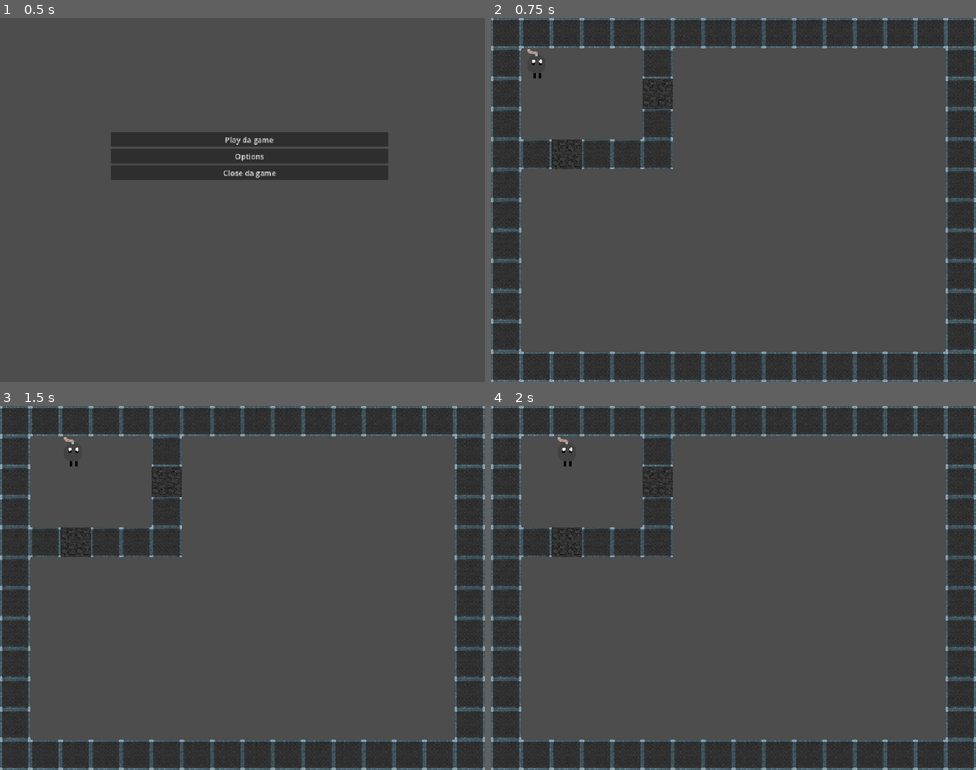
Above: before the commit, frames 1-4 (two rows, left to right).
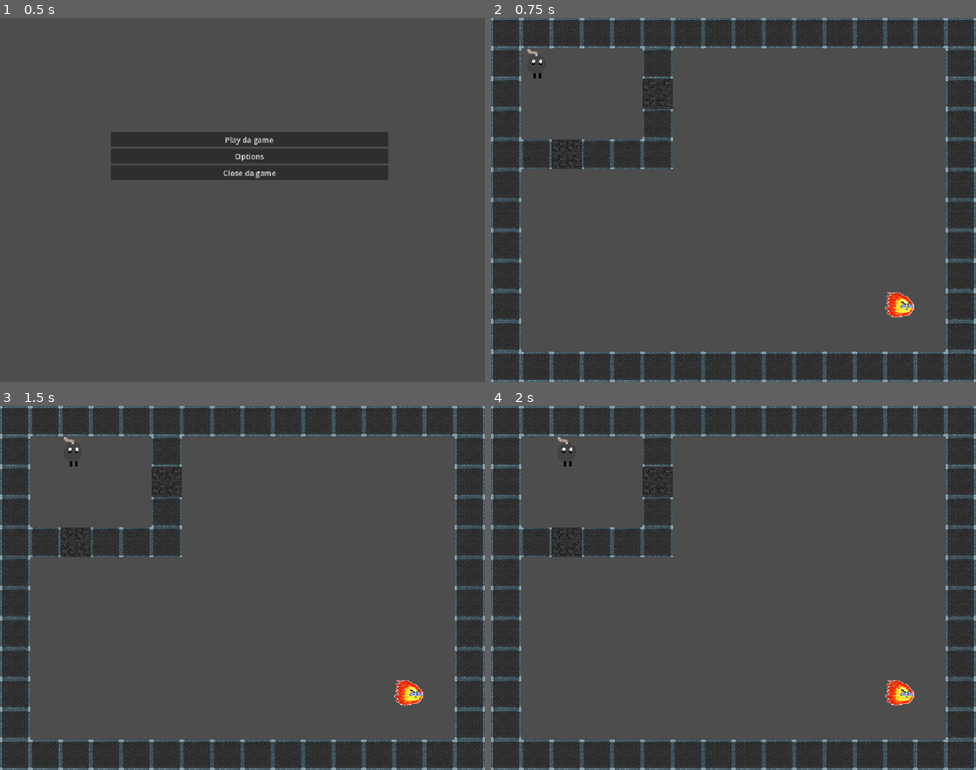
Above: after the commit, the same moments.

Repository: SupersonicCrab/GMTK2026
Game: Godot game, scene res://scenes/menus/main_menu.tscn
The game is run twice, just before and just after one commit, with the same random seed, the same clock (stepped at 60 frames per second) and the same inputs.
Inputs:
- Up to frame 1 (0.5 s): no input
- Up to frame 2 (0.75 s): click "Play da game" at 0.5 s
- Up to frame 3 (1.5 s): tap Enter at 1.25 s; hold D (MoveRight) from 1.28 s (still down)
- Up to frame 4 (2 s): keep holding D (MoveRight)

Frame 1 is identical in both runs. In frame 2, 0.3% of the frame differs, in the area x 81-88%, y 75-83%; in frame 3, 0.3%; in frame 4, 0.3%.

Commit message:
Fixed Navigation Baking

Diff:
--- a/GodotProject/gmtk-2026/scenes/fire_sprite.tscn
+++ b/GodotProject/gmtk-2026/scenes/fire_sprite.tscn
@@ -1,18 +1,62 @@
 [gd_scene format=3 uid="uid://b0d3j8homko0n"]
 
-[ext_resource type="Script" path="res://fire_sprite.gd" id="1_71mpt"]
-[ext_resource type="Texture2D" path="res://assets/debug/debug_fire_sprite.png" id="2_10v8t"]
+[ext_resource type="Script" uid="uid://bl3xgxu8d4evp" path="res://scripts/fire_sprite.gd" id="1_10v8t"]
+[ext_resource type="Texture2D" uid="uid://1v8mwp30j3pj" path="res://assets/FlameSpriteOutline.png" id="1_71mpt"]
+
+[sub_resource type="AtlasTexture" id="AtlasTexture_10v8t"]
+atlas = ExtResource("1_71mpt")
+region = Rect2(0, 0, 64, 64)
+
+[sub_resource type="AtlasTexture" id="AtlasTexture_3lah8"]
+atlas = ExtResource("1_71mpt")
+region = Rect2(65, 0, 64, 64)
+
+[sub_resource type="AtlasTexture" id="AtlasTexture_51rbr"]
+atlas = ExtResource("1_71mpt")
+region = Rect2(130, 0, 64, 64)
+
+[sub_resource type="AtlasTexture" id="AtlasTexture_7oe7s"]
+atlas = ExtResource("1_71mpt")
+region = Rect2(0, 65, 64, 64)
+
+[sub_resource type="AtlasTexture" id="AtlasTexture_pa52y"]
+atlas = ExtResource("1_71mpt")
+region = Rect2(65, 65, 64, 64)
+
+[sub_resource type="SpriteFrames" id="SpriteFrames_g4v7s"]
+animations = [{
+"frames": [{
+"duration": 1.0,
+"texture": SubResource("AtlasTexture_10v8t")
+}, {
+"duration": 1.0,
+"texture": SubResource("AtlasTexture_3lah8")
+}, {
+"duration": 1.0,
+"texture": SubResource("AtlasTexture_51rbr")
+}, {
+"duration": 1.0,
+"texture": SubResource("AtlasTexture_7oe7s")
+}, {
+"duration": 1.0,
+"texture": SubResource("AtlasTexture_pa52y")
+}],
+"loop": 1,
+"name": &"default",
+"speed": 5.0
+}]
 
 [sub_resource type="RectangleShape2D" id="RectangleShape2D_g4v7s"]
 size = Vector2(64, 64)
 
 [node name="FireSprite" type="Area2D" unique_id=113863199]
-script = ExtResource("1_71mpt")
-metadata/_custom_type_script = "uid://cab57wjvtvtaj"
+script = ExtResource("1_10v8t")
 
-[node name="Sprite2D" type="Sprite2D" parent="." unique_id=1993574701]
+[node name="Sprite2D" type="AnimatedSprite2D" parent="." unique_id=1206157918]
 position = Vector2(32, 32)
-texture = ExtResource("2_10v8t")
+sprite_frames = SubResource("SpriteFrames_g4v7s")
+frame_progress = 0.04605363
+speed_scale = 1.2
 
 [node name="CollisionShape2D" type="CollisionShape2D" parent="." unique_id=2045258082]
 position = Vector2(32, 32)
--- a/GodotProject/gmtk-2026/scenes/levels/level_prefab.tscn
+++ b/GodotProject/gmtk-2026/scenes/levels/level_prefab.tscn
@@ -104,4 +104,3 @@
 
 [node name="FireSprite" parent="." unique_id=113863199 instance=ExtResource("6_k88ha")]
 position = Vector2(832, 576)
-script = null
--- /dev/null
+++ b/GodotProject/gmtk-2026/scripts/fire_sprite.gd
@@ -0,0 +1,14 @@
+extends Area2D
+
+@onready var navigation_agent_2d: NavigationAgent2D = $NavigationAgent2D
+
+var LevelManagerNode : LevelManager
+
+func _ready():
+	LevelManagerNode = get_tree().current_scene.get_node("LevelManager")
+	LevelManagerNode.StepUpdate.connect(onStepUpdate)
+
+func onStepUpdate(playerPosition: Vector2):
+	print(playerPosition)
+	navigation_agent_2d.target_position = playerPosition
+	navigation_agent_2d.get_next_path_position()
--- a/GodotProject/gmtk-2026/scripts/level_manager.gd
+++ b/GodotProject/gmtk-2026/scripts/level_manager.gd
@@ -34,7 +34,7 @@
 		StepTimerNode.UpdateStepAmount(StepsRemaining, DefaultSteps)
 	if StepsRemaining <= 0:
 		PlayerNode.Explode()
-	StepUpdate.emit()
+	StepUpdate.emit(PlayerNode.position)
 
 func OnPlayerExploded():
 	LivesRemaining -= 1
@@ -44,10 +44,12 @@
 	StepTimerNode.UpdateLivesAmount(LivesRemaining)
 	StepTimerNode.UpdateStepAmount(DefaultSteps, DefaultSteps)
 	StepsRemaining = DefaultSteps
+	UpdateNavRegion()
 
 func GameOver():
 	print("level failed, restarting level. total steps taken" + str(TotalStepsTaken))
 	get_tree().reload_current_scene()
 
-func OnTerrainUpdated():
+func UpdateNavRegion():
+	await get_tree().process_frame
 	NavigationRegion2DNode.bake_navigation_polygon()
Binary file added: GodotProject/gmtk-2026/assets/BombSpriteOutline.png
Not shown, added: GodotProject/gmtk-2026/assets/BombSpriteOutline.png.import
Binary file added: GodotProject/gmtk-2026/assets/FlameSpriteOutline.png
Not shown, added: GodotProject/gmtk-2026/assets/FlameSpriteOutline.png.import
Not shown, added: GodotProject/gmtk-2026/scripts/fire_sprite.gd.uid
